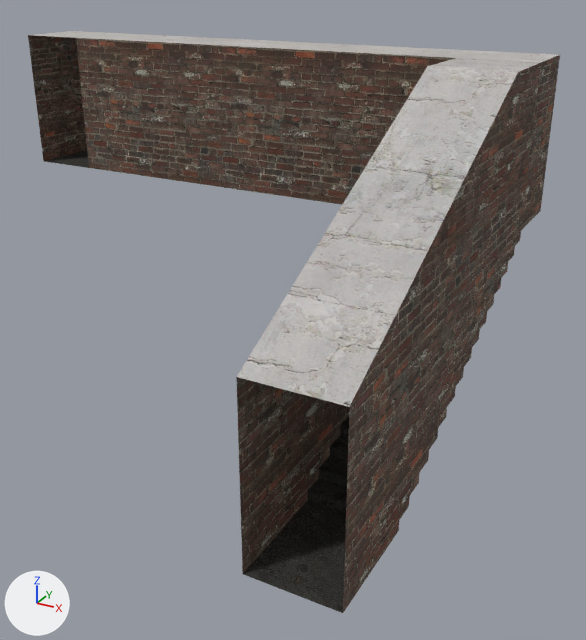
The Blender file art/map.blend: old version first, new version second.
The view is the same before and after, from a 50 mm camera at (10.19, -10.86, 1.04) aimed at (5.66, -2.63, -3.08). The lights are fixed; the arrows at lower left show +X, +Y and +Z.

The first picture shows 'map'.
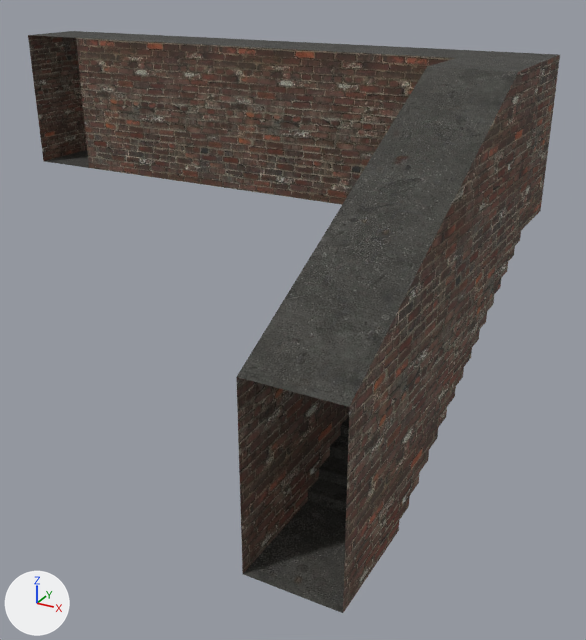
Where the change shows, as pixel boxes [x1, y1, x2, y2] in the pictures (586 x 640 px):
part 1 of me_map, recoloured
    both: [33, 31, 558, 407]

The change, as a list of edits to the scene's bpy script:
```text
Change me_map:
    where me_map.from_pydata(...)  # 84 vertices, 48 faces; spans x 0.0..8.0, y -6.0..0.0, z -4.0..0.0
    used by ob_map; location = (0.0, 0.0, 0.0)
    me_map part 1: all 5 faces that had it switch from mat_celing (picture img_white_jpg) to mat_floor (picture img_concretefloor_jpg)
```
